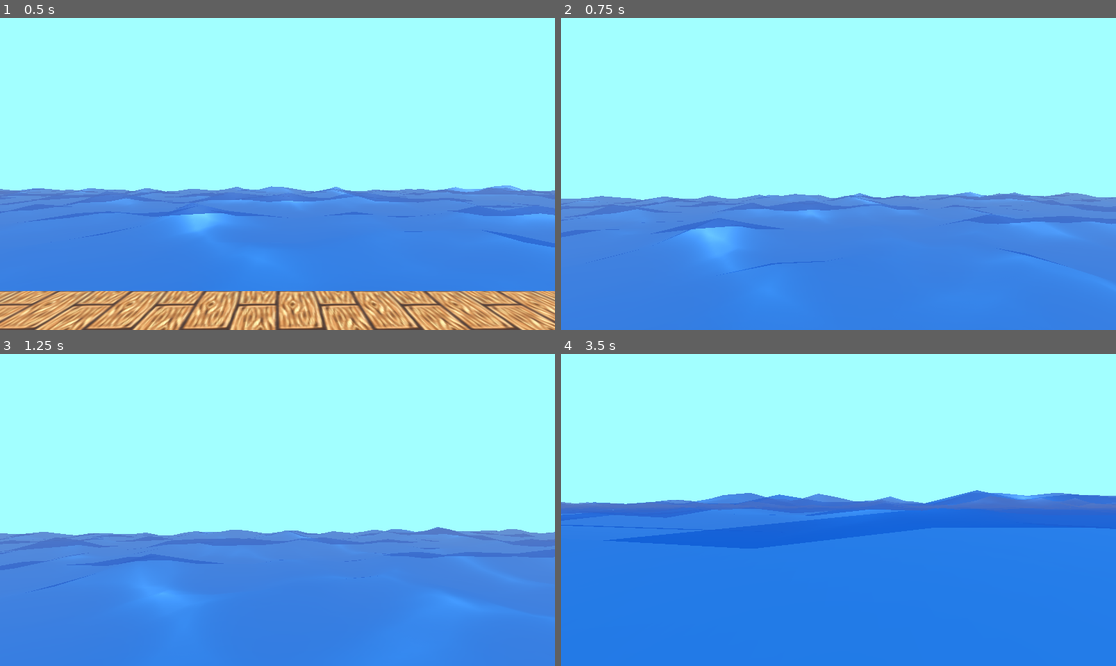
Above: before the commit, frames 1-4 (two rows, left to right).
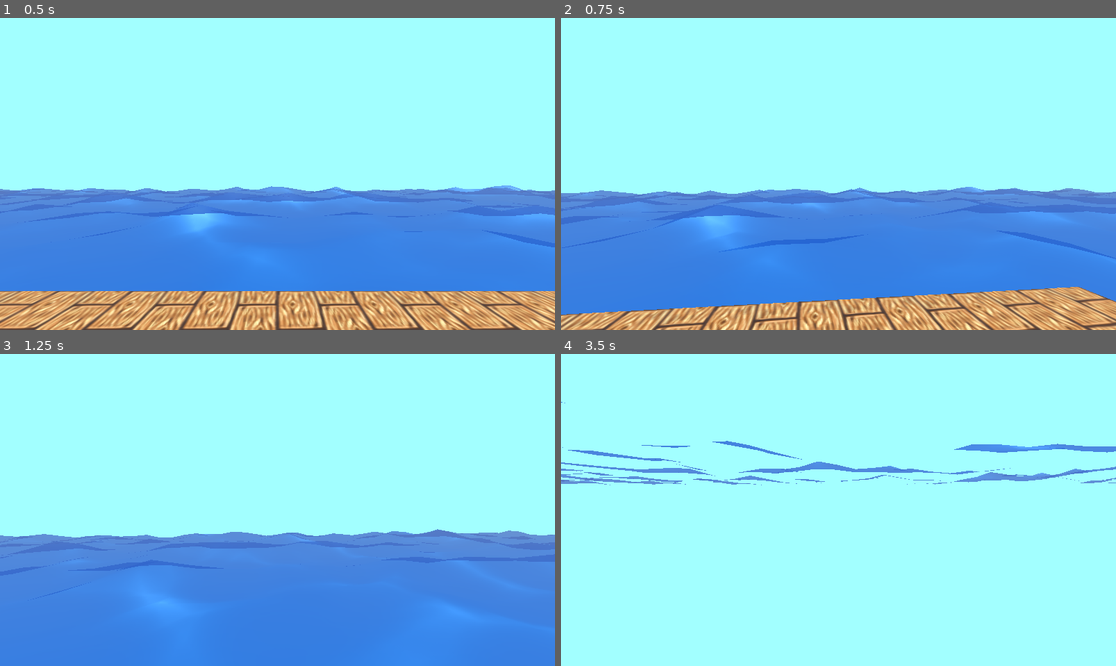
Above: after the commit, the same moments.

Repository: K0MaR1K/FishingForStorm
Game: Godot game, scene res://scenes/test_scene.tscn
Same seed, same stepped clock (60 frames per second), same inputs: the game is played once before the commit and once after it.
Inputs (mouse positions are in pixels of both pictures, inside the frame that each line leads up to):
- Up to frame 1 (0.5 s): no input
- Up to frame 2 (0.75 s): tap Enter (ui_accept) at 0.5 s; move the mouse to (866, 174) at 0.52 s; hold W (forward) from 0.53 s (still down); click (866, 174) at 0.6 s
- Up to frame 3 (1.25 s): keep holding W (forward); tap Space (jump, bound only after the commit) at 0.77, 1.07 s; tap Enter (ui_accept) at 0.8 s
- Up to frame 4 (3.5 s): keep holding W (forward); move the mouse to (810, 510) at 1.27 s; tap Enter (ui_accept) at 1.35, 3.05 s; tap Space (jump, bound only after the commit) at 1.52, 1.55, 1.82, 2.1, 3.02, 3.32 s; move the mouse to (849, 503) at 2.02 s; click (849, 503) at 2.3 s; move the mouse to (832, 516) at 2.77 s; tap Ctrl (crouch) at 2.85 s

Frame 1 is identical in both runs. In frame 2, 15% of the frame differs, in the area x 0-100%, y 54-100%; in frame 3, 2.4%; in frame 4, 56%, in the area x 0-100%, y 15-100%.

Commit message:
bucket is in your hands

Diff:
--- a/project.godot
+++ b/project.godot
@@ -52,6 +52,11 @@
 "events": [Object(InputEventKey,"resource_local_to_scene":false,"resource_name":"","device":-1,"window_id":0,"alt_press …(195 unchanged characters)…
 ]
 }
+jump={
+"deadzone": 0.5,
+"events": [Object(InputEventKey,"resource_local_to_scene":false,"resource_name":"","device":-1,"window_id":0,"alt_pressed":false,"shift_pressed":false,"ctrl_pressed":false,"meta_pressed":false,"pressed":false,"keycode":0,"physical_keycode":32,"key_label":0,"unicode":32,"location":0,"echo":false,"script":null)
+]
+}
 
 [rendering]
 
--- /dev/null
+++ b/scenes/bucket_scene.tscn
@@ -0,0 +1,17 @@
+[gd_scene load_steps=4 format=3 uid="uid://c7x6d1demdm4j"]
+
+[ext_resource type="Script" path="res://scripts/bucket_scene.gd" id="1_gshe8"]
+[ext_resource type="PackedScene" uid="uid://c4mo0xfvvu0qh" path="res://assets/models/items/Bucketgltf.glb" id="2_ywbuy"]
+
+[sub_resource type="BoxShape3D" id="BoxShape3D_hgy1t"]
+
+[node name="RigidBody3D" type="RigidBody3D"]
+collision_layer = 4
+script = ExtResource("1_gshe8")
+
+[node name="CollisionShape3D" type="CollisionShape3D" parent="."]
+transform = Transform3D(1, 0, 0, 0, 1, 0, 0, 0, 1, 0, 0.235059, 0)
+shape = SubResource("BoxShape3D_hgy1t")
+
+[node name="Bucketgltf" parent="." instance=ExtResource("2_ywbuy")]
+transform = Transform3D(0.5, 0, 0, 0, 0.5, 0, 0, 0, 0.5, 0, -0.816867, 0)
--- a/scenes/player.tscn
+++ b/scenes/player.tscn
@@ -32,8 +32,12 @@
 
 [node name="PointRay" type="RayCast3D" parent="Head"]
 transform = Transform3D(1, 0, 0, 0, 1, 0, 0, 0, 1, 0, 0, -0.485208)
-target_position = Vector3(0, 0, -0.8)
-collision_mask = 2
+target_position = Vector3(0, 0, -1)
+collision_mask = 4
+
+[node name="hand" type="Node3D" parent="Head"]
+unique_name_in_owner = true
+transform = Transform3D(1, 0, 0, 0, 1, 0, 0, 0, 1, -0.2, -0.7, -0.7)
 
 [node name="OmniLight3D" type="OmniLight3D" parent="."]
 light_color = Color(0.698039, 0.639216, 0.454902, 1)
--- a/scenes/test_scene.tscn
+++ b/scenes/test_scene.tscn
@@ -1,10 +1,11 @@
-[gd_scene load_steps=9 format=3 uid="uid://dlb2spdov4i25"]
+[gd_scene load_steps=10 format=3 uid="uid://dlb2spdov4i25"]
 
 [ext_resource type="PackedScene" uid="uid://cng3pn2mfl6t7" path="res://scenes/water.tscn" id="1_8mnwv"]
-[ext_resource type="Script" path="res://scenes/main.gd" id="1_rbxda"]
+[ext_resource type="Script" path="res://scripts/main.gd" id="1_rbxda"]
 [ext_resource type="Texture2D" uid="uid://bako7ekxj53xw" path="res://assets/textures/lukky_handpainted_textures/hand_painted_wood.png" id="1_xkkg8"]
 [ext_resource type="PackedScene" uid="uid://bj0g4qj3mcc8c" path="res://scenes/player.tscn" id="2_6vjup"]
 [ext_resource type="Environment" uid="uid://dpm0hicpm0ni5" path="res://environments/peace_env.tres" id="2_23pm4"]
+[ext_resource type="PackedScene" uid="uid://c7x6d1demdm4j" path="res://scenes/bucket_scene.tscn" id="6_ptsk1"]
 
 [sub_resource type="StandardMaterial3D" id="StandardMaterial3D_7wahw"]
 albedo_texture = ExtResource("1_xkkg8")
@@ -43,4 +44,7 @@
 
 [node name="storm_timer" type="Timer" parent="."]
 
+[node name="bucket_scene" parent="." instance=ExtResource("6_ptsk1")]
+transform = Transform3D(1, 0, 0, 0, 1, 0, 0, 0, 1, 1.43051, 2.02453, 1.03032)
+
 [connection signal="timeout" from="storm_timer" to="." method="_on_storm_timer_timeout"]
--- /dev/null
+++ b/scripts/bucket_scene.gd
@@ -0,0 +1,16 @@
+extends Node3D
+
+var my_scene = "res://scenes/bucket_scene.tscn"
+
+
+# Called when the node enters the scene tree for the first time.
+func _ready():
+	pass # Replace with function body.
+
+
+# Called every frame. 'delta' is the elapsed time since the previous frame.
+func _process(delta):
+	pass
+
+func picked_up():
+	queue_free()
--- a/scripts/player.gd
+++ b/scripts/player.gd
@@ -70,7 +70,7 @@
 		velocity.y -= gravity * delta
 
 	# Handle jump.
-	if Input.is_action_just_pressed("ui_accept") and is_on_floor():
+	if Input.is_action_just_pressed("jump") and is_on_floor():
 		velocity.y = JUMP_VELOCITY
 
 	# Get the input direction and handle the movement/deceleration.
@@ -87,12 +87,13 @@
 	handle_pointing()
 	move_and_slide()
 
-
 func handle_pointing():
 	if point_ray.is_colliding():
 		if Input.is_action_just_pressed("interact1"):
 			var collider = point_ray.get_collider()
-			print(collider)
 			if collider is RigidBody3D:
-				pass
-				#collider.picked_up()
+				collider.picked_up()
+				var c = load(collider.my_scene).instantiate()
+				c.sleeping = true
+				c.freeze = true
+				%hand.add_child(c)
Not shown, added: assets/models/items/Bucketgltf.glb.import
Renamed: scenes/main.gd -> scripts/main.gd
